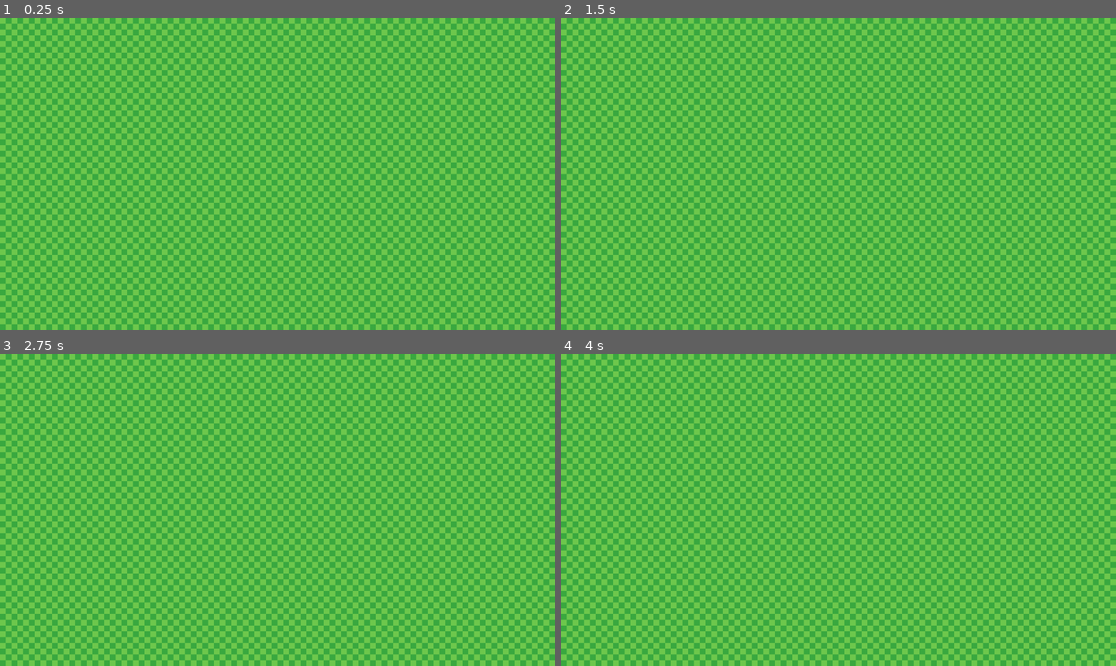
Above: before the commit, frames 1-4 (two rows, left to right).
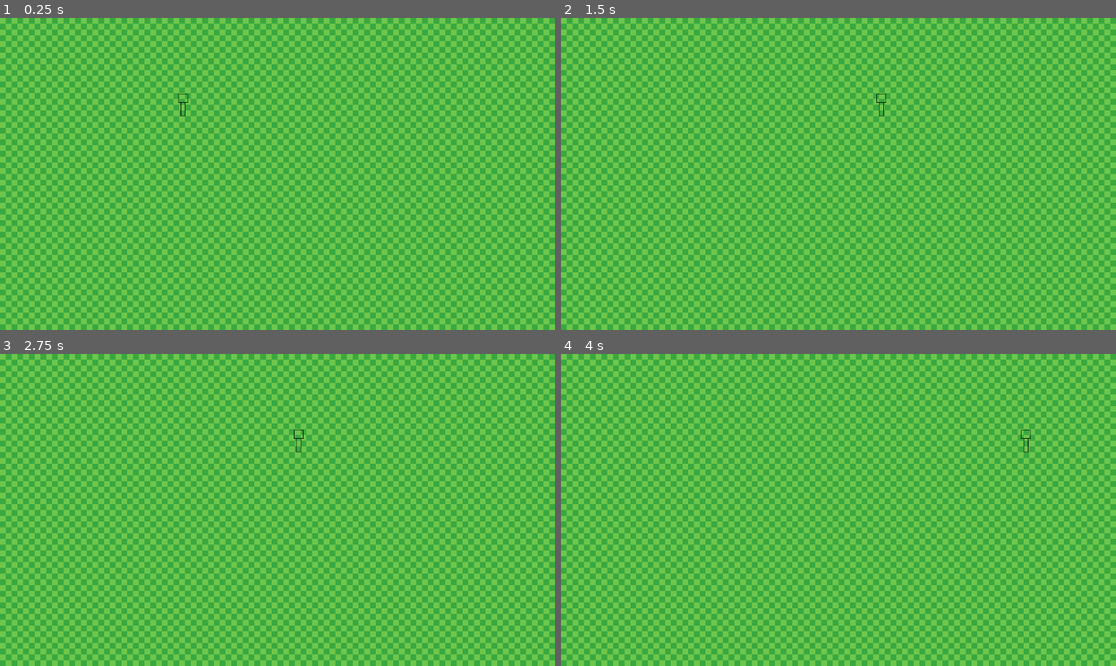
Above: after the commit, the same moments.

Repository: FreakyFrancis/TSA-GameDev-24
Game: Godot game, scene res://test_level.tscn
The game is run twice, just before and just after one commit, with the same random seed, the same clock (stepped at 60 frames per second) and the same inputs.
Inputs:
- Up to frame 1 (0.25 s): no input
- Up to frame 2 (1.5 s): tap Enter (ui_accept) at 0.5, 0.6, 0.77, 1.07, 1.35 s; hold Right (ui_right) from 0.53 s (still down)
- Up to frame 3 (2.75 s): tap Enter (ui_accept) at 1.52, 1.82, 2, 2.1 s; release Right (ui_right) at 2.03 s; hold Left (ui_left) from 2.03 s (still down)
- Up to frame 4 (4 s): tap Enter (ui_accept) at 2.75, 2.85, 3.02, 3.32, 3.5, 3.6, 3.77 s; release Left (ui_left) at 2.78 s; hold Right (ui_right) from 2.78 s (still down)

The runs differ from the first frame. In frame 1, less than 0.1% of the frame differs, in the area x 32-34%, y 24-32%; in frame 2, less than 0.1%; in frame 3, less than 0.1%; in frame 4, less than 0.1%.

Commit message:
sprite fix and added test body

Diff:
--- a/TSAGameDev24/spirit_fire.tscn
+++ b/TSAGameDev24/spirit_fire.tscn
@@ -77,13 +77,14 @@
 [sub_resource type="CircleShape2D" id="CircleShape2D_18kv2"]
 
 [node name="CharacterBody2D" type="CharacterBody2D"]
+texture_filter = 1
 script = ExtResource("1_v86pc")
 
 [node name="AnimatedSprite2D" type="AnimatedSprite2D" parent="."]
 position = Vector2(0, -7)
 scale = Vector2(2, 2)
 sprite_frames = SubResource("SpriteFrames_oxya7")
-frame_progress = 0.352474
+frame_progress = 0.251198
 
 [node name="CollisionShape2D" type="CollisionShape2D" parent="."]
 shape = SubResource("CircleShape2D_18kv2")
--- /dev/null
+++ b/TSAGameDev24/tali.gd
@@ -0,0 +1,39 @@
+extends CharacterBody2D
+
+
+const SPEED = 300.0
+const JUMP_VELOCITY = -400.0
+var DASH_ENABLED = true
+
+
+func _physics_process(delta):
+	# Add the gravity.
+	#if not is_on_floor():
+	#	velocity += get_gravity() * delta
+
+	# Handle jump.
+	#if Input.is_action_just_pressed("ui_accept") and is_on_floor():
+	#	velocity.y = JUMP_VELOCITY
+
+	# Get the input direction and handle the movement/deceleration.
+	# As good practice, you should replace UI actions with custom gameplay actions.
+	var xdirection = Input.get_axis("ui_left", "ui_right")
+	if xdirection:
+		velocity.x = xdirection * SPEED
+	else:
+		velocity.x = move_toward(velocity.x, 0, SPEED)
+	var ydirection = Input.get_axis("ui_up", "ui_down")
+	if ydirection:
+		velocity.y = ydirection * SPEED
+	else:
+		velocity.y = move_toward(velocity.y, 0, SPEED)
+
+	move_and_slide()
+
+
+func _on_dash_cooldown_timeout():
+	pass # Replace with function body.
+
+
+func _on_dash_quicktime_timeout():
+	pass # Replace with function body.
--- a/TSAGameDev24/tali.tscn
+++ b/TSAGameDev24/tali.tscn
@@ -1,10 +1,28 @@
-[gd_scene load_steps=2 format=3 uid="uid://bsyk26131yma"]
+[gd_scene load_steps=4 format=3 uid="uid://bsyk26131yma"]
+
+[ext_resource type="Texture2D" uid="uid://cubf5pm56xbln" path="res://test_body.png" id="1_ew63j"]
+[ext_resource type="Script" path="res://tali.gd" id="1_vvskl"]
 
 [sub_resource type="CircleShape2D" id="CircleShape2D_ljidr"]
 
 [node name="Tali" type="CharacterBody2D"]
+script = ExtResource("1_vvskl")
 
 [node name="Sprite2D" type="Sprite2D" parent="."]
+texture_filter = 1
+position = Vector2(0, -23)
+texture = ExtResource("1_ew63j")
 
 [node name="CollisionShape2D" type="CollisionShape2D" parent="."]
 shape = SubResource("CircleShape2D_ljidr")
+
+[node name="Dash_Cooldown" type="Timer" parent="."]
+wait_time = 0.5
+one_shot = true
+
+[node name="Dash_Quicktime" type="Timer" parent="."]
+wait_time = 0.1
+one_shot = true
+
+[connection signal="timeout" from="Dash_Cooldown" to="." method="_on_dash_cooldown_timeout"]
+[connection signal="timeout" from="Dash_Quicktime" to="." method="_on_dash_quicktime_timeout"]
--- a/TSAGameDev24/test_level.tscn
+++ b/TSAGameDev24/test_level.tscn
@@ -1,6 +1,7 @@
-[gd_scene load_steps=4 format=4 uid="uid://bvimfgd4q6xvn"]
+[gd_scene load_steps=5 format=4 uid="uid://bvimfgd4q6xvn"]
 
 [ext_resource type="Texture2D" uid="uid://brqb1o6rueblm" path="res://New Piskel-2.png.png" id="1_dg46a"]
+[ext_resource type="PackedScene" uid="uid://bsyk26131yma" path="res://tali.tscn" id="2_h516y"]
 
 [sub_resource type="TileSetAtlasSource" id="TileSetAtlasSource_3nfm4"]
 texture = ExtResource("1_dg46a")
@@ -13,11 +14,10 @@
 
 [node name="Test Level" type="Node2D"]
 
-[node name="TileMap" type="TileMap" parent="."]
-tile_set = SubResource("TileSet_881ld")
-format = 2
-
-[node name="Layer0" type="TileMapLayer" parent="TileMap"]
+[node name="Layer0" type="TileMapLayer" parent="."]
 use_parent_material = true
 tile_map_data = PackedByteArray("AAABAAQAAgAAAAAAAAAAAAAAAgAAAAAAAAAAAAEAAgAAAAAAAAAAAAIAAgAAAAAAAAAAAAMAAgAAAAAAAAAAAA …(20656 unchanged characters)…
 tile_set = SubResource("TileSet_881ld")
+
+[node name="Tali" parent="." instance=ExtResource("2_h516y")]
+position = Vector2(380, 204)
Binary file added: TSAGameDev24/test_body.png
Not shown, added: TSAGameDev24/test_body.png.import
